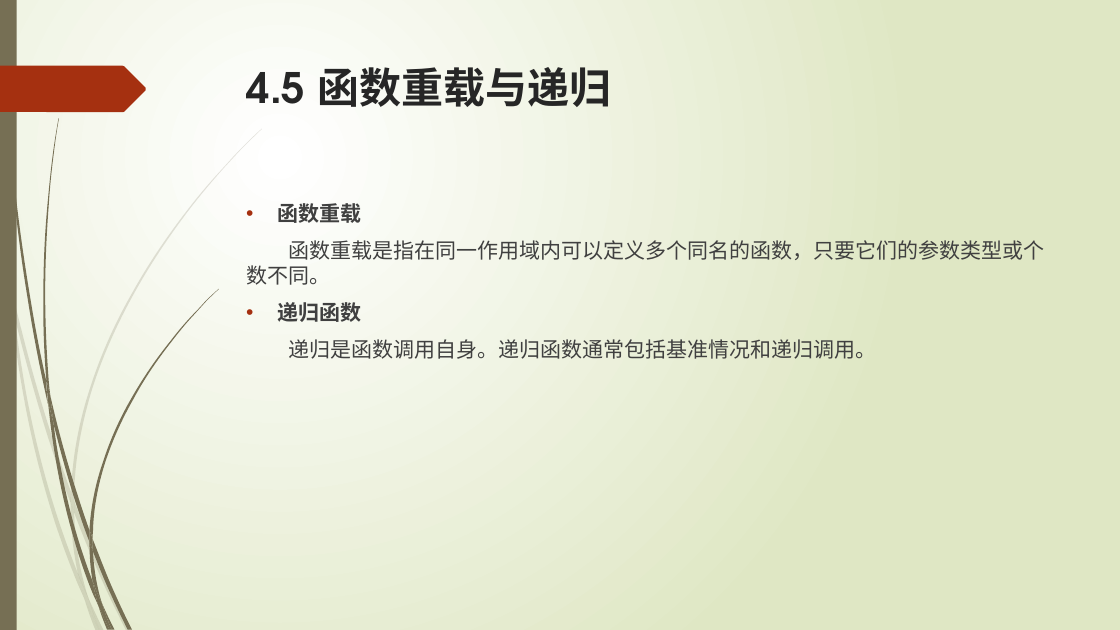
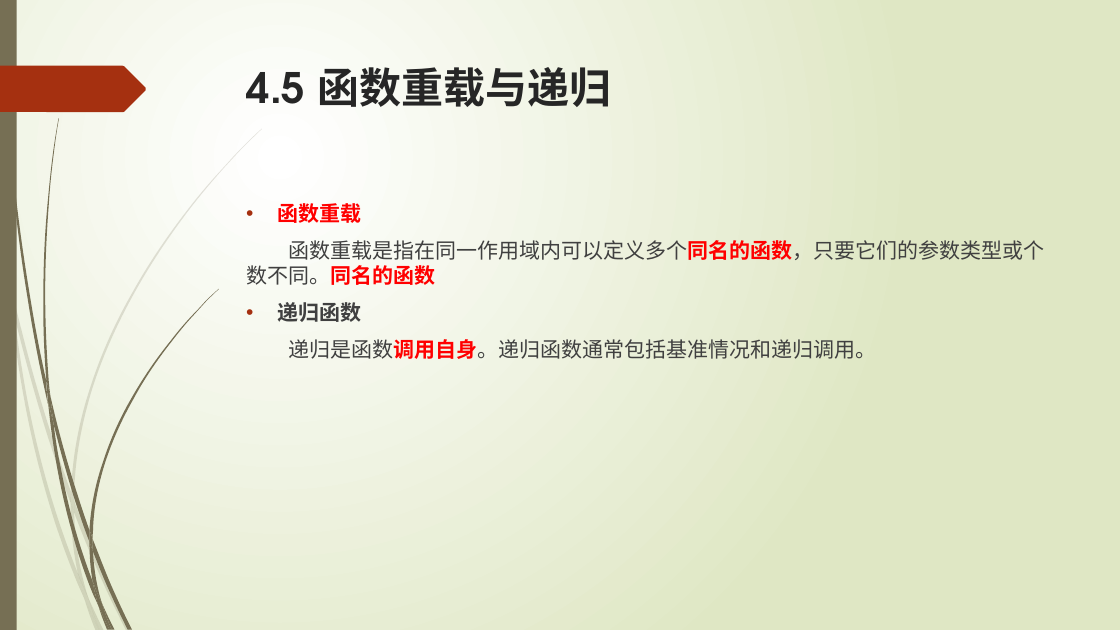
Before and after one commit to liuty2006/learn, a slide deck: slide 54 of learn_cpp/docs/C++语言培训.pptx. Drawn at 1120x630 pixels with LibreOffice and Linux fonts; fonts in the diff are those of the drawing. Boxes give left, top, right and bottom in pixels: in the first picture for what was removed or moved away, otherwise in the second. Text is boxed around its words. In the diff, an @@ line names an element or a change of style, - is before the commit and + after.

```diff
--- a/learn_cpp/docs/C++语言培训.pptx
+++ b/learn_cpp/docs/C++语言培训.pptx
@@ text at [278,200,876,359]: text colour #404040 to #FF0000 in "函数重载", "递归是函数调用自身。递归函数通常包括基准情况和递归调用。"; bold on in "递归是函数调用自身。递归函数通常包括基准情况和递归调用。" @@
@@ text at [246,237,1044,285]: text changed @@
-函数重载是指在同一作用域内可以定义多个同名的函数，只要它们的参数类型或个 数不同。
+函数重载是指在同一作用域内可以定义多个同名的函数，只要它们的参数类型或个 数不同。同名的函数
```
Also in this commit, not shown: 2 other slides changed, 5 other files.
